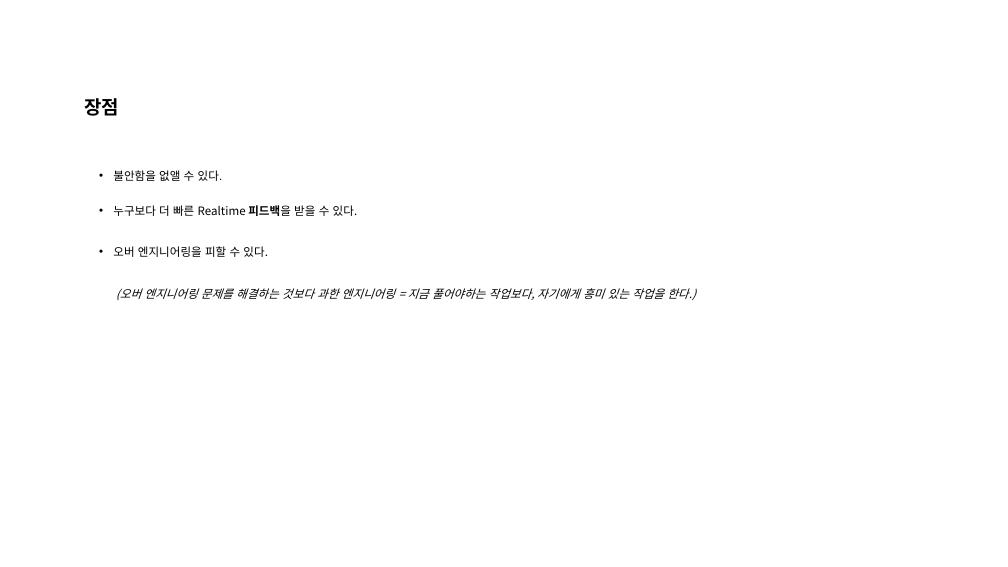
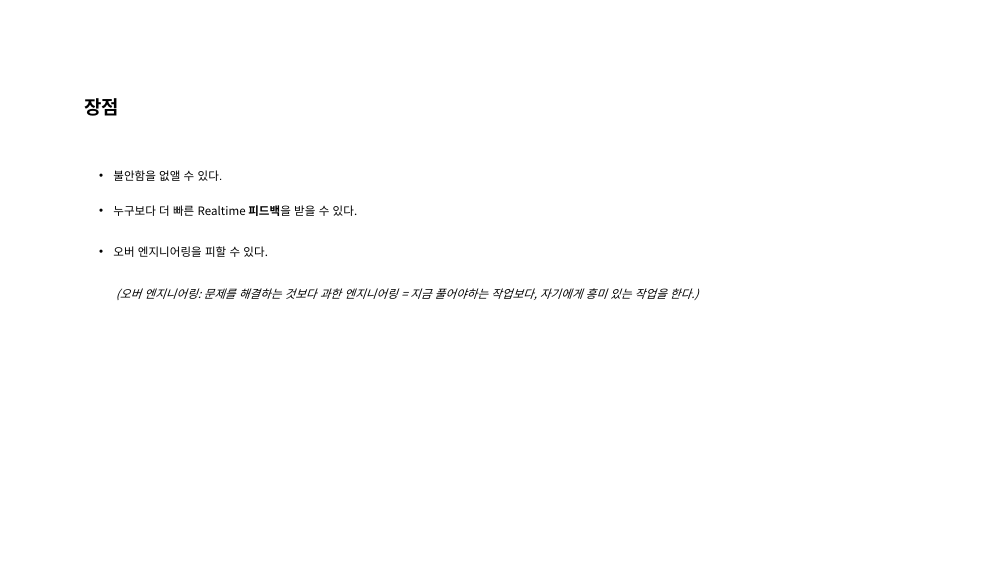
Before and after one commit to sang-hyeon/TDD-MusicPlayer, a slide deck: slide 7 of TDD 세미나 자료.pptx (slide 8 before the commit). Drawn at 1008x567 pixels with LibreOffice and Linux fonts; fonts in the diff are those of the drawing. Boxes give left, top, right and bottom in pixels: in the first picture for what was removed or moved away, otherwise in the second. Text is boxed around its words. In the diff, an @@ line names an element or a change of style, - is before the commit and + after.

```diff
--- a/TDD 세미나 자료.pptx
+++ b/TDD 세미나 자료.pptx
@@ text at <box>113,246,699,300</box>: text changed @@
-• 오버 엔지니어링을 피할 수 있다.
-  (오버 엔지니어링 문제를 해결하는 것보다 과한 엔지니어링 = 지금 풀어야하는 작업보다, 자기에게 흥미 있는 작업을 한다.)
+• 오버 엔지니어링을 피할 수 있다.
+  (오버 엔지니어링: 문제를 해결하는 것보다 과한 엔지니어링 = 지금 풀어야하는 작업보다, 자기에게 흥미 있는 작업을 한다.)
```
Also in this commit, not shown: 1 other slide changed, 1 slide added, 1 slide removed.
